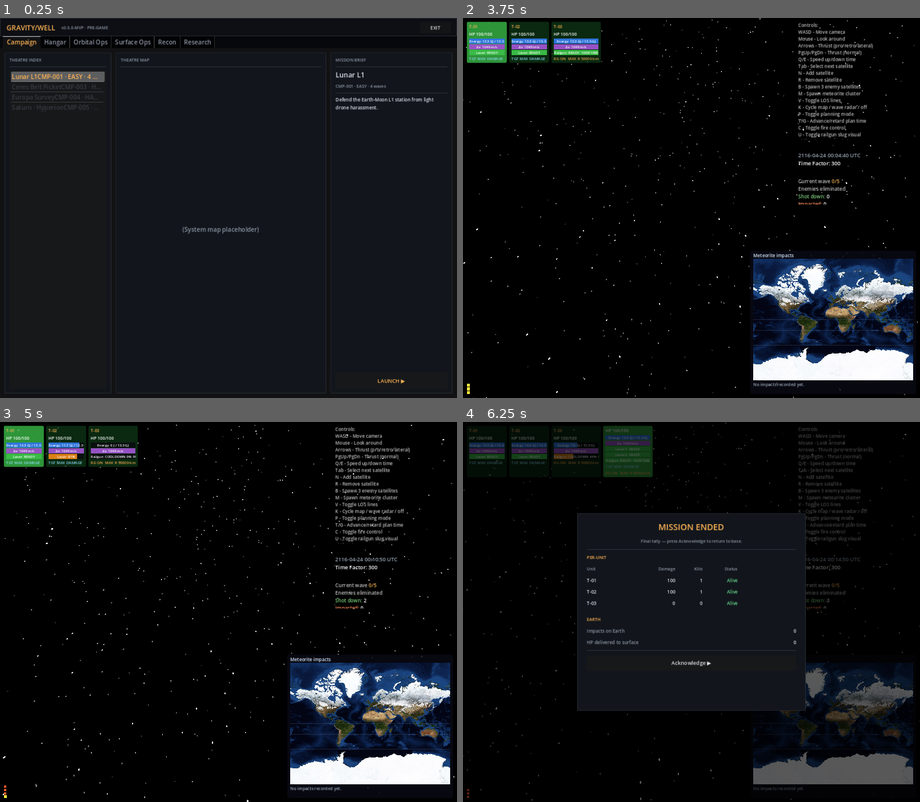
Above: before the commit, frames 1-4 (two rows, left to right).
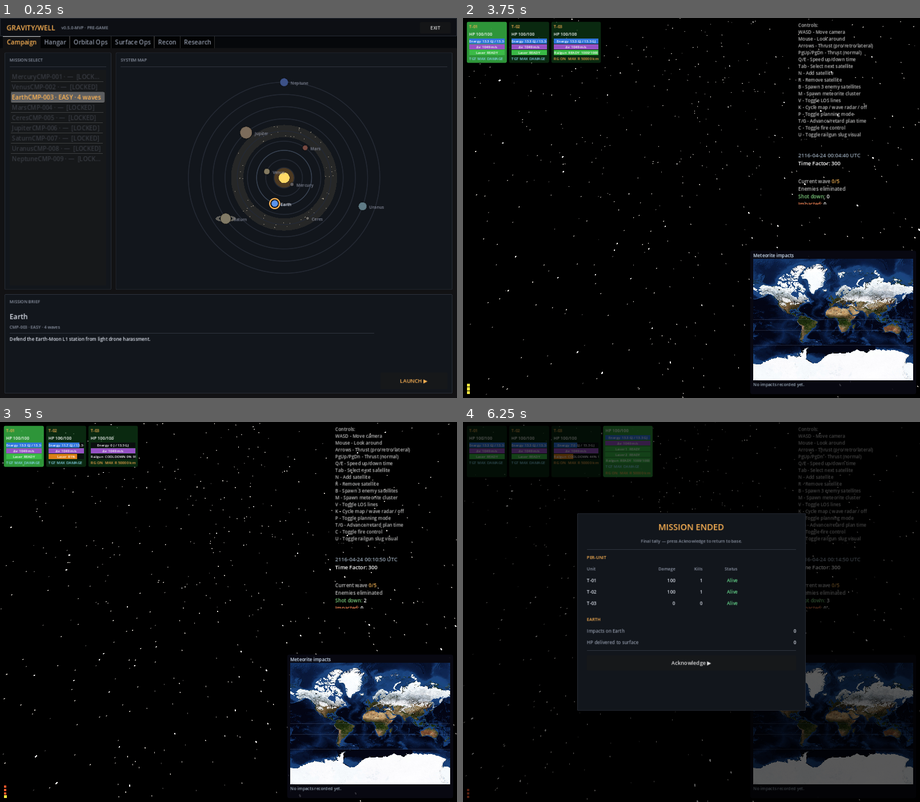
Above: after the commit, the same moments.

Repository: mellenburg/game
Game: Godot game, scene res://scenes/menu.tscn
Two runs of this game, one before a commit and one after it. Both use one fixed random seed, a clock stepped at 60 frames per second and the inputs below.
Inputs (mouse positions are in pixels of both pictures, inside the frame that each line leads up to):
- Up to frame 1 (0.25 s): no input
- Up to frame 2 (3.75 s): click "LAUNCH ▶" at 0.5 s; tap Enter (end_game) at 1.25 s; move the mouse to (714, 208) at 1.27 s; hold W (move_forward) 1.28-2 s; tap J (add_decaying_enemy) at 1.35 s; click (714, 208) at 1.42 s; click "Acknowledge ▶" at 2 s; click "LAUNCH ▶" at 2.75 s; move the mouse to (668, 208) at 3.52 s; hold W (move_forward) from 3.53 s (still down); tap B (add_enemies) at 3.6 s; click (668, 208) at 3.67 s
- Up to frame 3 (5 s): keep holding W (move_forward); move the mouse to (237, 604) at 4.27 s; tap M (add_meteorites) at 4.35 s; click (237, 604) at 4.42 s
- Up to frame 4 (6.25 s): keep holding W (move_forward); move the mouse to (686, 619) at 5.02 s; tap N (add_satellite) at 5.1 s; click (686, 619) at 5.17 s; move the mouse to (723, 615) at 5.77 s; hold Enter (end_game) from 5.78 s (still down); click (723, 615) at 5.92 s

The runs differ from the first frame. In frame 1, 3.6% of the frame differs, in the area x 1-99%, y 9-99%; in frame 2, 0.6%; in frame 3, 0.8%; in frame 4, 0.4%.

Commit message:
Redesign Campaign tab with Mission Select and stylized System Map
Mission Select replaces Theatre Index; System Map replaces the Theatre
Map placeholder with a clickable, not-to-scale solar-system overview.
Mission Brief now sits below the two top panels instead of the right
column, freeing horizontal space for the map.

The mission catalogue covers all eight planets plus Ceres (seated in
the asteroid-belt band between Mars and Jupiter); only Earth is
playable for now. Clicking a planet on the map or a row in the list
updates the same selection.

Diff:
--- a/godot/scripts/menu/menu.gd
+++ b/godot/scripts/menu/menu.gd
@@ -30,6 +30,7 @@
 const Satellite = preload("res://scripts/satellite.gd")
 const ResearchGraph = preload("res://scripts/menu/research_graph.gd")
 const ReconEditor = preload("res://scripts/menu/recon_editor.gd")
+const SystemMap = preload("res://scripts/menu/system_map.gd")
 
 const STAGE_SCENE_PATH := "res://scenes/main.tscn"
 
@@ -64,6 +65,7 @@
 
 var _tabs: TabContainer
 var _stage_list: ItemList
+var _system_map: SystemMap
 var _stage_brief_title: Label
 var _stage_brief_meta: Label
 var _stage_brief_summary: Label
@@ -284,26 +286,43 @@
 # ---------------------------------------------------------------- Campaign
 
 func _build_campaign_tab() -> Control:
-	var hbox := _padded_hbox()
-	var pad: Control = hbox.get_parent() as Control
-
-	# Left column: stage list.
-	var left := _section("Theatre Index", 280)
-	hbox.add_child(left[0])
+	# Two-row layout: Mission Select + System Map share the top row,
+	# Mission Brief sits underneath spanning the full tab width. The
+	# brief used to live in a fixed-width right column; relocating it
+	# below frees horizontal space for the System Map at the cost of
+	# vertical space, which is the right trade because the brief is
+	# short text and the map is the primary navigation affordance.
+	var pad := MarginContainer.new()
+	pad.anchor_right = 1.0
+	pad.anchor_bottom = 1.0
+	pad.add_theme_constant_override("margin_left", 12)
+	pad.add_theme_constant_override("margin_right", 12)
+	pad.add_theme_constant_override("margin_top", 12)
+	pad.add_theme_constant_override("margin_bottom", 12)
+
+	var col := VBoxContainer.new()
+	col.size_flags_horizontal = Control.SIZE_EXPAND_FILL
+	col.size_flags_vertical = Control.SIZE_EXPAND_FILL
+	col.add_theme_constant_override("separation", 12)
+	pad.add_child(col)
+
+	var top := HBoxContainer.new()
+	top.size_flags_horizontal = Control.SIZE_EXPAND_FILL
+	top.size_flags_vertical = Control.SIZE_EXPAND_FILL
+	top.size_flags_stretch_ratio = 2.4
+	top.add_theme_constant_override("separation", 12)
+	col.add_child(top)
+
+	# Left: Mission Select list.
+	var left := _section("Mission Select", 280)
+	top.add_child(left[0])
 	_stage_list = ItemList.new()
 	_stage_list.size_flags_vertical = Control.SIZE_EXPAND_FILL
 	_stage_list.allow_reselect = true
 	_stage_list.add_theme_color_override("font_color", COLOR_FG)
 	_stage_list.add_theme_color_override("font_selected_color", COLOR_ACCENT)
 	for stage in PlayerLoadout.STAGES:
-		var label := "%s\n%s · %s · %d waves" % [
-			stage["name"],
-			stage["code"],
-			stage["difficulty"],
-			int(stage["waves"]),
-		]
-		if not bool(stage.get("playable", false)):
-			label += "  [LOCKED]"
+		var label := _stage_list_label(stage)
 		var idx := _stage_list.add_item(label)
 		if not bool(stage.get("playable", false)):
 			_stage_list.set_item_custom_fg_color(idx, COLOR_FG_FAINT)
@@ -313,52 +332,88 @@
 	_stage_list.item_selected.connect(_on_stage_selected)
 	left[1].add_child(_stage_list)
 
-	# Centre column: system-map placeholder.
-	var center := _section("Theatre Map", 0)
-	hbox.add_child(center[0])
-	var center_note := Label.new()
-	center_note.text = "(System map placeholder)"
-	center_note.add_theme_color_override("font_color", COLOR_FG_DIM)
-	center_note.horizontal_alignment = HORIZONTAL_ALIGNMENT_CENTER
-	center_note.vertical_alignment = VERTICAL_ALIGNMENT_CENTER
-	center_note.size_flags_vertical = Control.SIZE_EXPAND_FILL
-	center_note.size_flags_horizontal = Control.SIZE_EXPAND_FILL
-	center[1].add_child(center_note)
-
-	# Right column: stage brief + LAUNCH.
-	var right := _section("Mission Brief", SIDE_PANEL_WIDTH)
-	hbox.add_child(right[0])
+	# Right: stylized solar-system map. Click-to-select mirrors the
+	# Mission Select list so either input updates the same selection.
+	var center := _section("System Map", 0)
+	top.add_child(center[0])
+	_system_map = SystemMap.new()
+	_system_map.size_flags_horizontal = Control.SIZE_EXPAND_FILL
+	_system_map.size_flags_vertical = Control.SIZE_EXPAND_FILL
+	_system_map.body_selected.connect(_on_system_map_body_selected)
+	center[1].add_child(_system_map)
+
+	# Bottom row: Mission Brief panel spans full width. Text content
+	# expands; LAUNCH button sits in a fixed-width right column so the
+	# call-to-action stays anchored regardless of summary length.
+	var brief := _section("Mission Brief", 0)
+	brief[0].size_flags_stretch_ratio = 1.0
+	col.add_child(brief[0])
+
+	var brief_row := HBoxContainer.new()
+	brief_row.size_flags_horizontal = Control.SIZE_EXPAND_FILL
+	brief_row.size_flags_vertical = Control.SIZE_EXPAND_FILL
+	brief_row.add_theme_constant_override("separation", 16)
+	brief[1].add_child(brief_row)
+
+	var brief_text := VBoxContainer.new()
+	brief_text.size_flags_horizontal = Control.SIZE_EXPAND_FILL
+	brief_text.size_flags_vertical = Control.SIZE_EXPAND_FILL
+	brief_text.add_theme_constant_override("separation", 6)
+	brief_row.add_child(brief_text)
 
 	_stage_brief_title = Label.new()
 	_stage_brief_title.add_theme_color_override("font_color", COLOR_FG)
 	_stage_brief_title.add_theme_font_size_override("font_size", 18)
-	right[1].add_child(_stage_brief_title)
+	brief_text.add_child(_stage_brief_title)
 
 	_stage_brief_meta = Label.new()
 	_stage_brief_meta.add_theme_color_override("font_color", COLOR_FG_DIM)
 	_stage_brief_meta.add_theme_font_size_override("font_size", 11)
-	right[1].add_child(_stage_brief_meta)
-
-	right[1].add_child(_hr())
+	brief_text.add_child(_stage_brief_meta)
+
+	brief_text.add_child(_hr())
 
 	_stage_brief_summary = Label.new()
 	_stage_brief_summary.add_theme_color_override("font_color", COLOR_FG)
 	_stage_brief_summary.add_theme_font_size_override("font_size", 12)
 	_stage_brief_summary.autowrap_mode = TextServer.AUTOWRAP_WORD_SMART
 	_stage_brief_summary.size_flags_vertical = Control.SIZE_EXPAND_FILL
-	right[1].add_child(_stage_brief_summary)
+	brief_text.add_child(_stage_brief_summary)
+
+	var launch_col := VBoxContainer.new()
+	launch_col.custom_minimum_size = Vector2(SIDE_PANEL_WIDTH * 0.55, 0)
+	launch_col.size_flags_vertical = Control.SIZE_EXPAND_FILL
+	launch_col.alignment = BoxContainer.ALIGNMENT_END
+	brief_row.add_child(launch_col)
 
 	_launch_button = Button.new()
 	_launch_button.text = "LAUNCH ▶"
 	_launch_button.custom_minimum_size = Vector2(0, 44)
 	_launch_button.add_theme_font_size_override("font_size", 14)
 	_launch_button.pressed.connect(_on_launch_pressed)
-	right[1].add_child(_launch_button)
+	launch_col.add_child(_launch_button)
 
 	_refresh_stage_brief()
 	return pad
 
 
+# Mission Select row label. Locked entries get a "[LOCKED]" suffix; the
+# wave count is omitted from placeholder rows where waves==0 so the
+# locked planets don't read as "0 waves" missions.
+func _stage_list_label(stage: Dictionary) -> String:
+	var label := "%s\n%s · %s" % [
+		stage.get("name", ""),
+		stage.get("code", ""),
+		stage.get("difficulty", ""),
+	]
+	var waves := int(stage.get("waves", 0))
+	if waves > 0:
+		label += " · %d waves" % waves
+	if not bool(stage.get("playable", false)):
+		label += "  [LOCKED]"
+	return label
+
+
 func _on_stage_selected(idx: int) -> void:
 	if idx < 0 or idx >= PlayerLoadout.STAGES.size():
 		return
@@ -366,6 +421,20 @@
 	if not bool(stage.get("playable", false)):
 		return
 	PlayerLoadout.selected_stage_id = String(stage.get("id", ""))
+	_refresh_stage_brief()
+
+
+# System Map click handler. The map only emits for playable bodies, so
+# we don't need to re-check playability here — but we do need to keep
+# the Mission Select ItemList highlight in sync, which is the one piece
+# of state the map can't reach on its own.
+func _on_system_map_body_selected(stage_id: String) -> void:
+	PlayerLoadout.selected_stage_id = stage_id
+	for i in range(PlayerLoadout.STAGES.size()):
+		var stage: Dictionary = PlayerLoadout.STAGES[i]
+		if String(stage.get("id", "")) == stage_id:
+			_stage_list.select(i)
+			break
 	_refresh_stage_brief()
 
 
@@ -377,12 +446,17 @@
 		_stage_brief_summary.text = ""
 	else:
 		_stage_brief_title.text = String(stage.get("name", ""))
-		_stage_brief_meta.text = "%s · %s · %d waves" % [
-			stage.get("code", ""),
-			stage.get("difficulty", ""),
-			int(stage.get("waves", 0)),
+		var meta := "%s · %s" % [
+			String(stage.get("code", "")),
+			String(stage.get("difficulty", "")),
 		]
+		var waves := int(stage.get("waves", 0))
+		if waves > 0:
+			meta += " · %d waves" % waves
+		_stage_brief_meta.text = meta
 		_stage_brief_summary.text = String(stage.get("summary", ""))
+	if _system_map != null:
+		_system_map.refresh()
 	_launch_button.disabled = not PlayerLoadout.can_launch()
 	if _launch_button.disabled:
 		# Distinguish "no launches assigned" from "over budget" so the
--- /dev/null
+++ b/godot/scripts/menu/system_map.gd
@@ -0,0 +1,227 @@
+extends Control
+## Stylized (not-to-scale) solar-system map for the Campaign tab.
+##
+## Draws the Sun in the centre, a faint orbital ring per stage, and a
+## clickable disc for each body at its (orbit_radius, angle_deg) layout
+## offset. Locked stages render dimmer and don't accept clicks. Ceres
+## sits visually inside a faded asteroid-belt band between Mars and
+## Jupiter; the band is a pure decoration with no per-body data.
+##
+## Selection state lives on PlayerLoadout (single source of truth across
+## the Mission Select list and this map). Clicks emit `body_selected`
+## with the stage id so the menu can refresh the brief without this
+## widget reaching back into PlayerLoadout itself.
+
+signal body_selected(stage_id: String)
+
+const COLOR_BG := Color(0.024, 0.031, 0.043)
+const COLOR_ORBIT := Color(0.22, 0.26, 0.32)
+const COLOR_ORBIT_LOCKED := Color(0.14, 0.16, 0.20)
+const COLOR_BELT := Color(0.30, 0.28, 0.24, 0.35)
+const COLOR_SUN_CORE := Color(1.0, 0.85, 0.40)
+const COLOR_SUN_GLOW := Color(1.0, 0.65, 0.20, 0.25)
+const COLOR_LABEL := Color(0.86, 0.88, 0.92)
+const COLOR_LABEL_LOCKED := Color(0.50, 0.52, 0.58)
+const COLOR_SELECT_RING := Color(1.0, 0.706, 0.329)
+const COLOR_HOVER_RING := Color(1.0, 0.706, 0.329, 0.55)
+
+const SUN_CORE_RADIUS: float = 14.0
+const SUN_GLOW_RADIUS: float = 26.0
+# Asteroid belt extents in the same normalised radius units as
+# `orbit_radius` on each stage record. Ceres sits inside this band by
+# design — bumping these values must keep that visual relationship.
+const BELT_INNER: float = 0.40
+const BELT_OUTER: float = 0.52
+const PICK_PAD: float = 6.0
+
+var _hover_id: String = ""
+
+
+func _ready() -> void:
+	mouse_filter = Control.MOUSE_FILTER_STOP
+	custom_minimum_size = Vector2(360, 360)
+	resized.connect(queue_redraw)
+
+
+func _draw() -> void:
+	var rect := get_rect()
+	var size_px := rect.size
+	var centre := size_px * 0.5
+	# Map normalised radius 1.0 → 95% of the shorter half-axis so the
+	# outermost orbit (Neptune at ~0.94) stays inside the panel even
+	# after labels overflow a few pixels outward.
+	var max_r := minf(size_px.x, size_px.y) * 0.5 - 16.0
+	max_r = maxf(max_r, 80.0)
+
+	# Asteroid belt — drawn before orbit rings so Ceres's ring + body
+	# stack on top of the band. Fill via a fan of thin annular wedges
+	# since Godot's draw API has no direct "donut" primitive.
+	_draw_belt(centre, max_r * BELT_INNER, max_r * BELT_OUTER)
+
+	# Sun glow + core.
+	draw_circle(centre, SUN_GLOW_RADIUS, COLOR_SUN_GLOW)
+	draw_circle(centre, SUN_CORE_RADIUS, COLOR_SUN_CORE)
+
+	var selected_id: String = PlayerLoadout.selected_stage_id
+
+	# Orbit rings first, planet bodies second so bodies overdraw the
+	# rings cleanly at the intersection point.
+	for stage in PlayerLoadout.STAGES:
+		var r: float = float(stage.get("orbit_radius", 0.5)) * max_r
+		var playable := bool(stage.get("playable", false))
+		var ring_colour := COLOR_ORBIT if playable else COLOR_ORBIT_LOCKED
+		draw_arc(centre, r, 0.0, TAU, 96, ring_colour, 1.0, true)
+
+	for stage in PlayerLoadout.STAGES:
+		_draw_body(stage, centre, max_r, selected_id)
+
+
+func _draw_belt(centre: Vector2, inner: float, outer: float) -> void:
+	# Speckled band: a translucent ring fill plus a sparse pattern of
+	# dots to suggest debris. The dots use a deterministic pseudo-random
+	# layout so successive redraws don't shimmer.
+	var steps := 48
+	var prev_in := centre + Vector2(inner, 0.0)
+	var prev_out := centre + Vector2(outer, 0.0)
+	for i in range(1, steps + 1):
+		var a: float = TAU * float(i) / float(steps)
+		var dir := Vector2(cos(a), sin(a))
+		var next_in := centre + dir * inner
+		var next_out := centre + dir * outer
+		draw_colored_polygon(
+			PackedVector2Array([prev_in, prev_out, next_out, next_in]),
+			COLOR_BELT,
+		)
+		prev_in = next_in
+		prev_out = next_out
+
+	var rng := RandomNumberGenerator.new()
+	rng.seed = 0xBE17  # deterministic dot pattern
+	for i in range(60):
+		var a: float = rng.randf() * TAU
+		var r: float = lerpf(inner, outer, rng.randf())
+		var p := centre + Vector2(cos(a), sin(a)) * r
+		draw_circle(p, 1.2, Color(0.78, 0.74, 0.66, 0.55))
+
+
+func _draw_body(
+	stage: Dictionary, centre: Vector2, max_r: float, selected_id: String
+) -> void:
+	var pos := _body_position(stage, centre, max_r)
+	var radius := float(stage.get("body_radius", 6.0))
+	var colour: Color = stage.get("color", Color(0.7, 0.7, 0.7))
+	var playable := bool(stage.get("playable", false))
+	var id := String(stage.get("id", ""))
+
+	if not playable:
+		# Wash out colour for locked stages so the playable target
+		# reads as the obvious selection.
+		colour = colour.lerp(Color(0.18, 0.20, 0.24), 0.55)
+
+	# Saturn ring as a flat ellipse beneath the body — purely cosmetic;
+	# there's nothing structural about being Saturn.
+	if id == "saturn":
+		_draw_saturn_ring(pos, radius, colour, playable)
+
+	draw_circle(pos, radius, colour)
+	# Faint outline for legibility against the orbit ring.
+	draw_arc(pos, radius, 0.0, TAU, 32, Color(0, 0, 0, 0.4), 1.0, true)
+
+	if id == selected_id:
+		draw_arc(pos, radius + 4.0, 0.0, TAU, 48, COLOR_SELECT_RING, 2.0, true)
+	elif id == _hover_id and playable:
+		draw_arc(pos, radius + 3.0, 0.0, TAU, 48, COLOR_HOVER_RING, 1.5, true)
+
+	var label := String(stage.get("name", ""))
+	var font := get_theme_default_font()
+	var font_size := 11
+	var text_size := font.get_string_size(label, HORIZONTAL_ALIGNMENT_LEFT, -1, font_size)
+	var text_pos := pos + Vector2(radius + 6.0, text_size.y * 0.35)
+	# Flip label to the inside if it would otherwise spill past the
+	# panel's right edge.
+	if text_pos.x + text_size.x > size.x - 4.0:
+		text_pos = pos + Vector2(-radius - 6.0 - text_size.x, text_size.y * 0.35)
+	draw_string(
+		font,
+		text_pos,
+		label,
+		HORIZONTAL_ALIGNMENT_LEFT,
+		-1,
+		font_size,
+		COLOR_LABEL if playable else COLOR_LABEL_LOCKED,
+	)
+
+
+func _draw_saturn_ring(pos: Vector2, body_radius: float, body_colour: Color, playable: bool) -> void:
+	var ring_outer := body_radius * 1.9
+	var ring_inner := body_radius * 1.25
+	var ring_colour := body_colour.lerp(Color(1.0, 1.0, 1.0), 0.25)
+	if not playable:
+		ring_colour.a = 0.55
+	# Squashed ellipse via a triangle fan in screen space.
+	var pts_outer := PackedVector2Array()
+	var pts_inner := PackedVector2Array()
+	var steps := 40
+	for i in range(steps + 1):
+		var a: float = TAU * float(i) / float(steps)
+		pts_outer.append(pos + Vector2(cos(a) * ring_outer, sin(a) * ring_outer * 0.32))
+		pts_inner.append(pos + Vector2(cos(a) * ring_inner, sin(a) * ring_inner * 0.32))
+	for i in range(steps):
+		draw_colored_polygon(
+			PackedVector2Array(
+				[pts_outer[i], pts_outer[i + 1], pts_inner[i + 1], pts_inner[i]]
+			),
+			ring_colour,
+		)
+
+
+func _body_position(stage: Dictionary, centre: Vector2, max_r: float) -> Vector2:
+	var r: float = float(stage.get("orbit_radius", 0.5)) * max_r
+	var a: float = deg_to_rad(float(stage.get("angle_deg", 0.0)))
+	return centre + Vector2(cos(a), sin(a)) * r
+
+
+func _gui_input(event: InputEvent) -> void:
+	if event is InputEventMouseMotion:
+		var motion := event as InputEventMouseMotion
+		var hover := _stage_at(motion.position)
+		var new_hover_id := ""
+		if not hover.is_empty() and bool(hover.get("playable", false)):
+			new_hover_id = String(hover.get("id", ""))
+		if new_hover_id != _hover_id:
+			_hover_id = new_hover_id
+			mouse_default_cursor_shape = (
+				Control.CURSOR_POINTING_HAND if _hover_id != "" else Control.CURSOR_ARROW
+			)
+			queue_redraw()
+		return
+	if event is InputEventMouseButton:
+		var mb := event as InputEventMouseButton
+		if not mb.pressed or mb.button_index != MOUSE_BUTTON_LEFT:
+			return
+		var stage := _stage_at(mb.position)
+		if stage.is_empty() or not bool(stage.get("playable", false)):
+			return
+		body_selected.emit(String(stage.get("id", "")))
+
+
+func _stage_at(local_pos: Vector2) -> Dictionary:
+	var rect_size := size
+	var centre := rect_size * 0.5
+	var max_r := minf(rect_size.x, rect_size.y) * 0.5 - 16.0
+	max_r = maxf(max_r, 80.0)
+	# Walk in reverse so outer bodies (drawn last) win hit-tests if two
+	# discs overlap after a layout tweak.
+	for i in range(PlayerLoadout.STAGES.size() - 1, -1, -1):
+		var stage: Dictionary = PlayerLoadout.STAGES[i]
+		var pos := _body_position(stage, centre, max_r)
+		var r := float(stage.get("body_radius", 6.0)) + PICK_PAD
+		if local_pos.distance_to(pos) <= r:
+			return stage
+	return {}
+
+
+# Called by the menu when the selection changes elsewhere (the Mission
+# Select list) so the highlight ring tracks the list selection.
+func refresh() -> void:
+	queue_redraw()
--- a/godot/scripts/player_loadout.gd
+++ b/godot/scripts/player_loadout.gd
@@ -43,42 +43,128 @@
 # selected_stage_id; only entries with playable=true permit Launch.
 # The current MVP ships exactly one playable stage — the rest are
 # placeholders so the campaign tab has a list to render against.
+#
+# Layout fields (`orbit_radius`, `angle_deg`, `body_radius`, `color`)
+# drive the stylized System Map widget on the Campaign tab. They are
+# not physically meaningful — orbits are spaced for legibility, with
+# Ceres seated visually in the asteroid belt between Mars and Jupiter.
 const STAGES: Array = [
 	{
-		"id": "luna",
-		"name": "Lunar L1",
+		"id": "mercury",
+		"name": "Mercury",
 		"code": "CMP-001",
+		"difficulty": "—",
+		"waves": 0,
+		"playable": false,
+		"summary": "Sun-skimming relay survey. (Locked)",
+		"orbit_radius": 0.10,
+		"angle_deg": 40.0,
+		"body_radius": 5.0,
+		"color": Color(0.62, 0.58, 0.55),
+	},
+	{
+		"id": "venus",
+		"name": "Venus",
+		"code": "CMP-002",
+		"difficulty": "—",
+		"waves": 0,
+		"playable": false,
+		"summary": "Cloud-layer aerostat defence. (Locked)",
+		"orbit_radius": 0.18,
+		"angle_deg": 200.0,
+		"body_radius": 8.0,
+		"color": Color(0.93, 0.82, 0.55),
+	},
+	{
+		"id": "earth",
+		"name": "Earth",
+		"code": "CMP-003",
 		"difficulty": "EASY",
 		"waves": 4,
 		"playable": true,
 		"summary": "Defend the Earth-Moon L1 station from light drone harassment.",
+		"orbit_radius": 0.27,
+		"angle_deg": 110.0,
+		"body_radius": 9.0,
+		"color": Color(0.36, 0.58, 0.92),
+	},
+	{
+		"id": "mars",
+		"name": "Mars",
+		"code": "CMP-004",
+		"difficulty": "—",
+		"waves": 0,
+		"playable": false,
+		"summary": "Phobos staging hold. (Locked)",
+		"orbit_radius": 0.36,
+		"angle_deg": 305.0,
+		"body_radius": 7.0,
+		"color": Color(0.82, 0.40, 0.28),
 	},
 	{
 		"id": "ceres",
-		"name": "Ceres Belt Picket",
-		"code": "CMP-003",
-		"difficulty": "HARD",
-		"waves": 12,
-		"playable": false,
-		"summary": "Picket the Belt interior anchor against sustained hostile waves.",
-	},
-	{
-		"id": "europa",
-		"name": "Europa Survey",
-		"code": "CMP-004",
-		"difficulty": "HARD",
-		"waves": 10,
+		"name": "Ceres",
+		"code": "CMP-005",
+		"difficulty": "—",
+		"waves": 0,
+		"playable": false,
+		"summary": "Picket the Belt interior anchor. (Locked)",
+		"orbit_radius": 0.46,
+		"angle_deg": 60.0,
+		"body_radius": 4.0,
+		"color": Color(0.78, 0.74, 0.66),
+	},
+	{
+		"id": "jupiter",
+		"name": "Jupiter",
+		"code": "CMP-006",
+		"difficulty": "—",
+		"waves": 0,
 		"playable": false,
 		"summary": "Survey escort under Jovian radiation. (Locked)",
+		"orbit_radius": 0.58,
+		"angle_deg": 230.0,
+		"body_radius": 16.0,
+		"color": Color(0.86, 0.70, 0.50),
 	},
 	{
 		"id": "saturn",
-		"name": "Saturn · Hyperion",
-		"code": "CMP-005",
-		"difficulty": "BRUTAL",
-		"waves": 16,
+		"name": "Saturn",
+		"code": "CMP-007",
+		"difficulty": "—",
+		"waves": 0,
 		"playable": false,
 		"summary": "Capital-ship engagement at Hyperion. (Locked)",
+		"orbit_radius": 0.70,
+		"angle_deg": 145.0,
+		"body_radius": 14.0,
+		"color": Color(0.90, 0.82, 0.60),
+	},
+	{
+		"id": "uranus",
+		"name": "Uranus",
+		"code": "CMP-008",
+		"difficulty": "—",
+		"waves": 0,
+		"playable": false,
+		"summary": "Cold-orbit ice picket. (Locked)",
+		"orbit_radius": 0.82,
+		"angle_deg": 20.0,
+		"body_radius": 11.0,
+		"color": Color(0.62, 0.84, 0.88),
+	},
+	{
+		"id": "neptune",
+		"name": "Neptune",
+		"code": "CMP-009",
+		"difficulty": "—",
+		"waves": 0,
+		"playable": false,
+		"summary": "Outer-system blockade run. (Locked)",
+		"orbit_radius": 0.94,
+		"angle_deg": 270.0,
+		"body_radius": 11.0,
+		"color": Color(0.30, 0.46, 0.88),
 	},
 ]
 
@@ -102,7 +188,7 @@
 		return 0
 	return int(node.ground_defense_capacity())
 
-var selected_stage_id: String = "luna"
+var selected_stage_id: String = "earth"
 var unit_pool: Array[UnitConfig] = []
 var launches: Array[Launch] = []
 # Surface installations placed by the player on the Surface Ops tab.
